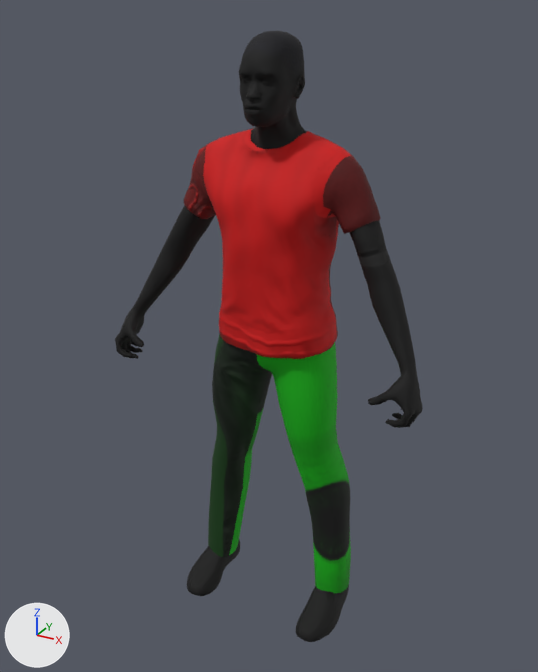
Two versions of the glTF model assets/models/crowd_a.glb, one commit apart.
One viewpoint serves both versions: a 50 mm camera at (0.985, -1.865, 1.875) aimed at (-0.016, -0.045, 0.965). Arrows for +X, +Y and +Z are at lower left; the lights stay in place. The picture after the commit comes second. Where no turn or scale is listed for an object, it has been applied to the vertices. Vertices at exactly the same position are counted once.

In view in the first picture: 'Body'.
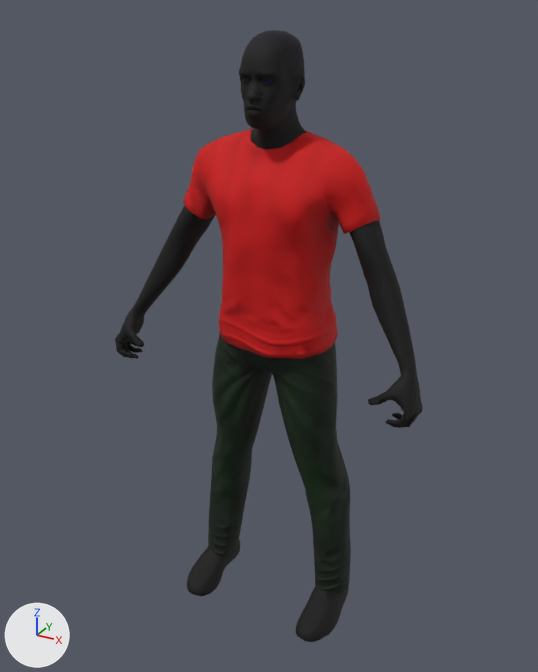
What the commit changed:
me_body is used by ob_body; location (0.0, 0.0, 0.0).
me_body had 6348 vertices, 12221 faces and spanned x -0.5..0.5, y -0.23..0.11, z 0.0..1.82.
me_body now has 6347 vertices, 12220 faces and spans x -0.5..0.5, y -0.23..0.11, z 0.0..1.82.
me_body part 1: 204 vertices moved within x -0.31..0.08, y -0.17..0.1, z 0.98..1.8; 358 vertices removed from x -0.31..0.14, y -0.17..0.1, z 0.98..1.8; 357 vertices added at x -0.25..0.19, y -0.17..0.1, z 0.98..1.78.
me_body part 2: 6299 kept faces spanning x -0.5..0.5, y -0.21..0.11, z 0.09..1.73 get new texture (UV) coordinates.
me_body part 3: 1410 kept faces spanning x -0.27..0.27, y -0.15..0.11, z 0.09..1.81 get new vertex colours; the middle colour goes from green #00ff00 to green #00ed00.
Other edits to the shape of me_body do not show in these pictures.

Location of each change, (x1, y1, x2, y2) in pixels of the pictures (538 x 672 px; the box of a moved part takes in the faces that stretch with it):
'Body', reshaped
    before: (115, 31, 423, 642)
    after: (115, 30, 423, 642)
part 1 of me_body, moved or reshaped
    before: (184, 39, 331, 313)
    after: (205, 38, 309, 313)
part 2 of me_body, surface changed
    both: (183, 129, 381, 593)
part 3 of me_body, recoloured (darker)
    both: (208, 336, 350, 593)
